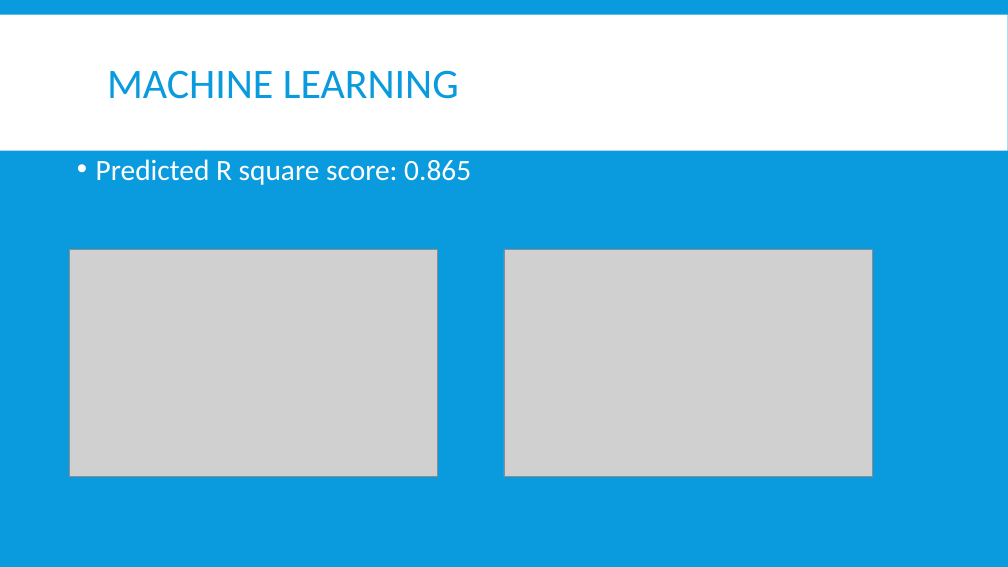
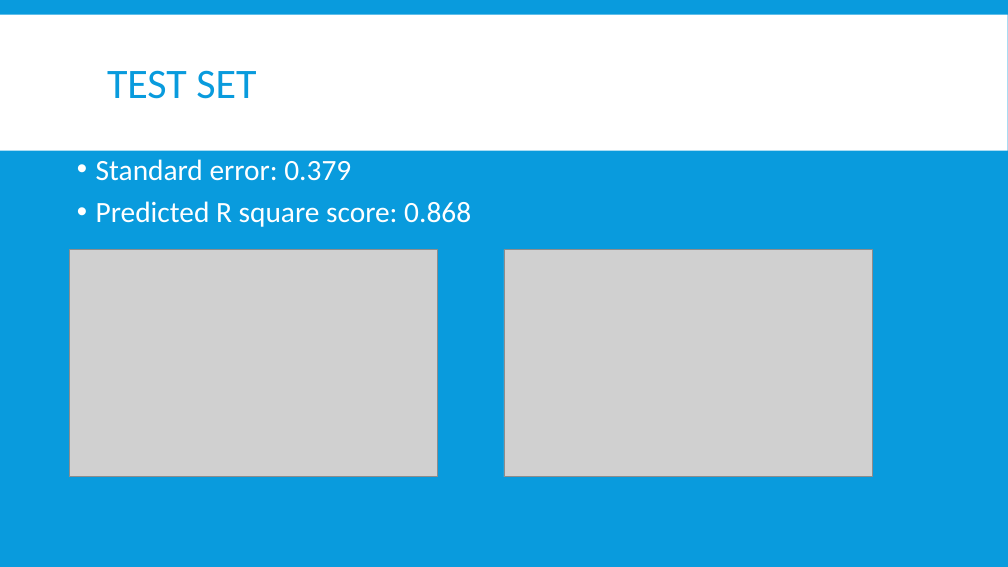
Before and after one commit to Jungujungu/NYCDSAproject2, a slide deck: slide 13 of R Project.pptx (slide 14 before the commit). Drawn at 1008x567 pixels with LibreOffice and Linux fonts; fonts in the diff are those of the drawing; grey boxes stand for pictures. Boxes give left, top, right and bottom in pixels: in the first picture for what was removed or moved away, otherwise in the second. Text is boxed around its words. In the diff, an @@ line names an element or a change of style, - is before the commit and + after.

```diff
--- a/R Project.pptx
+++ b/R Project.pptx
@@ title at [107,70,256,99]: text changed @@
-MACHINE LEARNING
+TEST SET
@@ text at [96,159,471,227]: text changed @@
-• Predicted R square score: 0.865
+• Standard error: 0.379
+• Predicted R square score: 0.868
```
Also in this commit, not shown: 8 other slides changed, 1 slide added, 2 slides removed, 5 other files.
